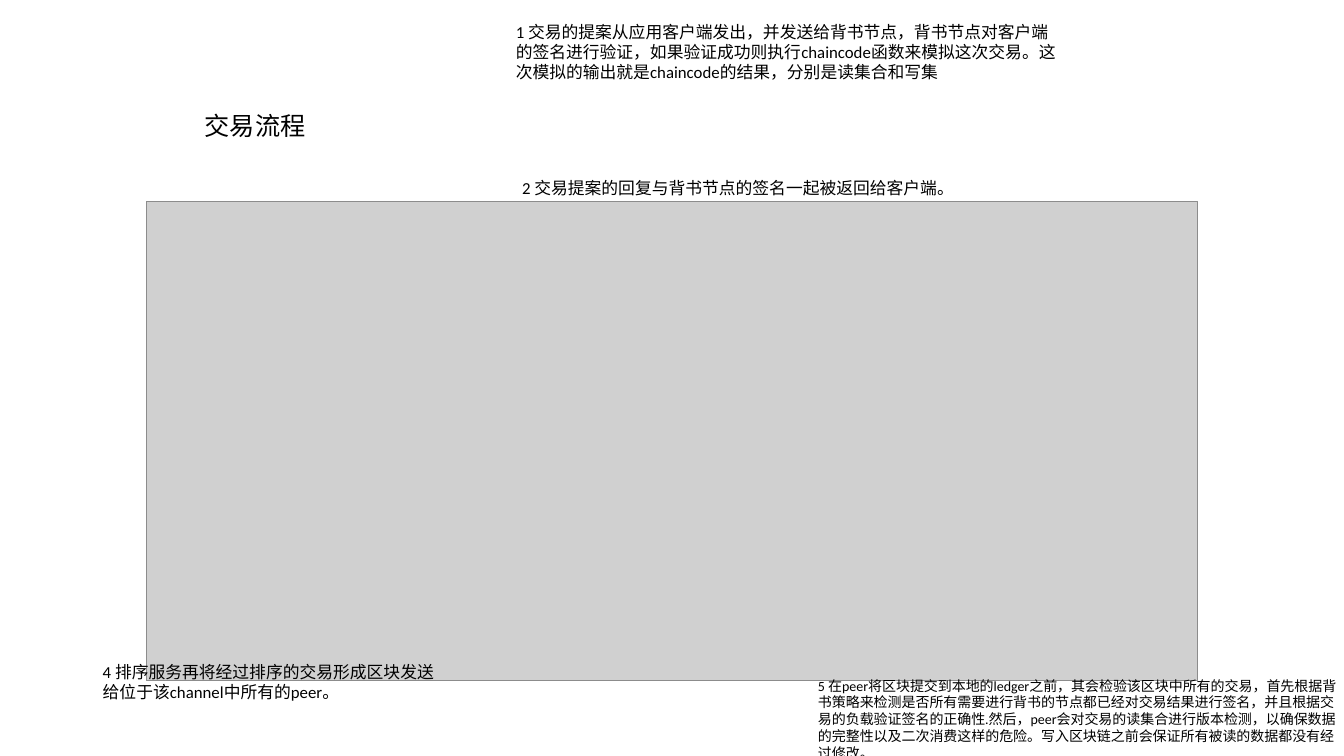
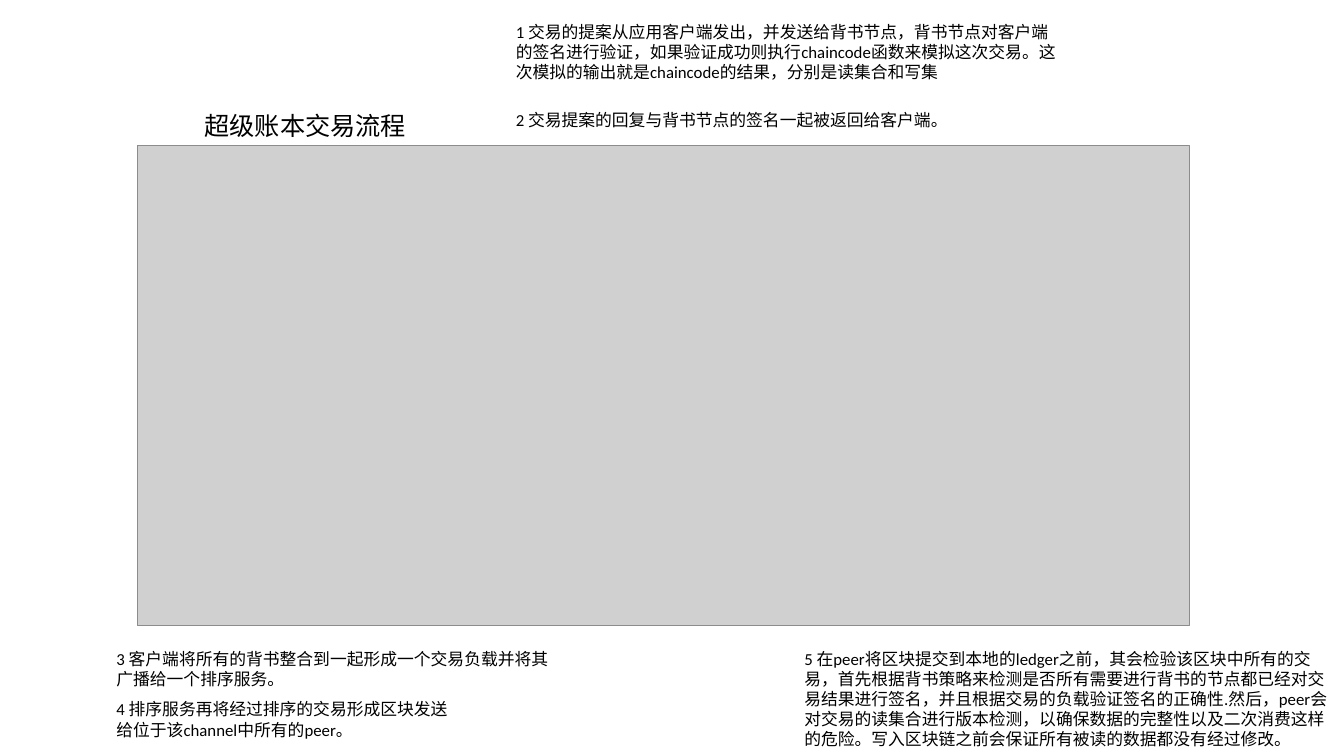
Before and after one commit to db1600800/fabric, a slide deck: slide 2 of 区块链基础概念.ppt. Drawn at 1344x756 pixels with LibreOffice and Linux fonts; fonts in the diff are those of the drawing; grey boxes stand for pictures. Boxes give left, top, right and bottom in pixels: in the first picture for what was removed or moved away, otherwise in the second. Text is boxed around its words. In the diff, an @@ line names an element or a change of style, - is before the commit and + after.

Commit message:
df
df

```diff
--- a/区块链基础概念.ppt
+++ b/区块链基础概念.ppt
@@ text at bbox=[205, 113, 407, 137]: text changed @@
-交易流程
+超级账本交易流程
@@ text "2 交易提案的回复与背书节点的签名一起被返回给客户端。": place and size @@
-text "2 交易提案的回复与背书节点的签名一起被返回给客户端。" at bbox=[522, 180, 953, 196]
+text "2 交易提案的回复与背书节点的签名一起被返回给客户端。" at bbox=[516, 112, 947, 128]
@@ picture: place and size @@
-picture at bbox=[146, 201, 1197, 681]
+picture at bbox=[138, 145, 1189, 625]
@@ text added at bbox=[116, 651, 548, 687], 12 pt, text #000000 @@
+3 客户端将所有的背书整合到一起形成一个交易负载并将其
+广播给一个排序服务。
@@ text "5 在peer将区块提交到本地的ledger之前，其会检验该区块中所有的交易，首先根据背书策略来检测是否所有需要进行背书 ...": place and size @@
-text "5 在peer将区块提交到本地的ledger之前，其会检验该区块中所有的交易，首先根据背书策略来检测是否所有需要进行背书 ..." at bbox=[818, 677, 1336, 742]
+text "5 在peer将区块提交到本地的ledger之前，其会检验该区块中所有的交易，首先根据背书策略来检测是否所有需要进行背书 ..." at bbox=[804, 651, 1327, 747]
@@ text "5 在peer将区块提交到本地的ledger之前，其会检验该区块中所有的交易，首先根据背书策略来检测是否所有需要进行背书 ..." at bbox=[804, 651, 1327, 747]: size 10 to 12 pt @@
@@ text "4 排序服务再将经过排序的交易形成区块发送": place and size @@
-text "4 排序服务再将经过排序的交易形成区块发送" at bbox=[103, 661, 434, 701]
+text "4 排序服务再将经过排序的交易形成区块发送" at bbox=[116, 701, 448, 739]
```
